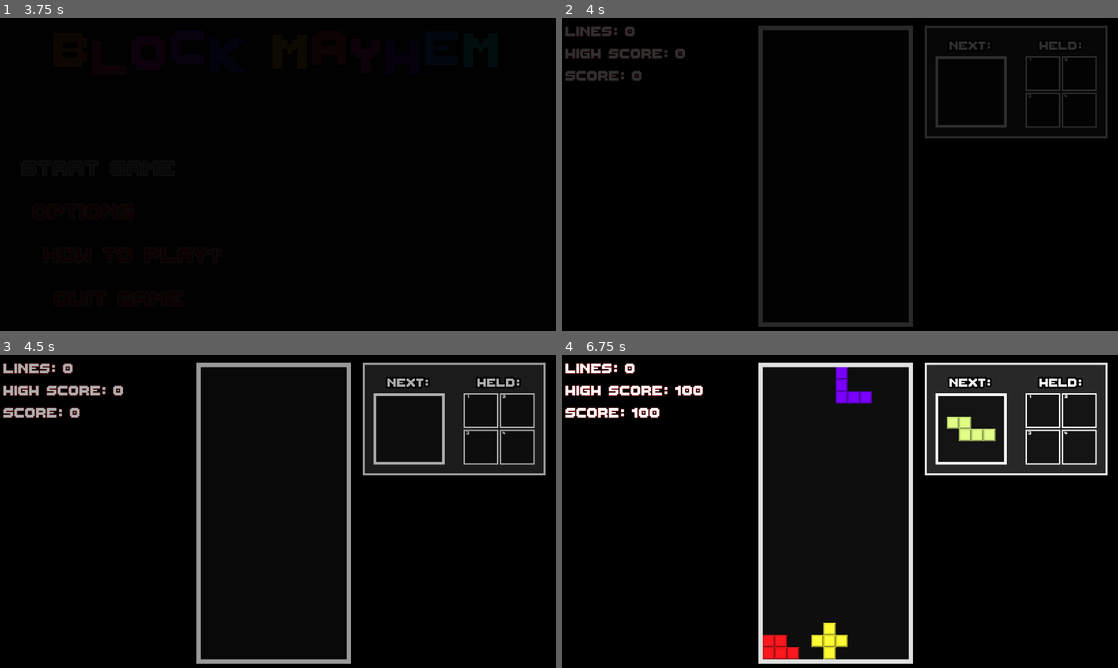
Above: before the commit, frames 1-4 (two rows, left to right).
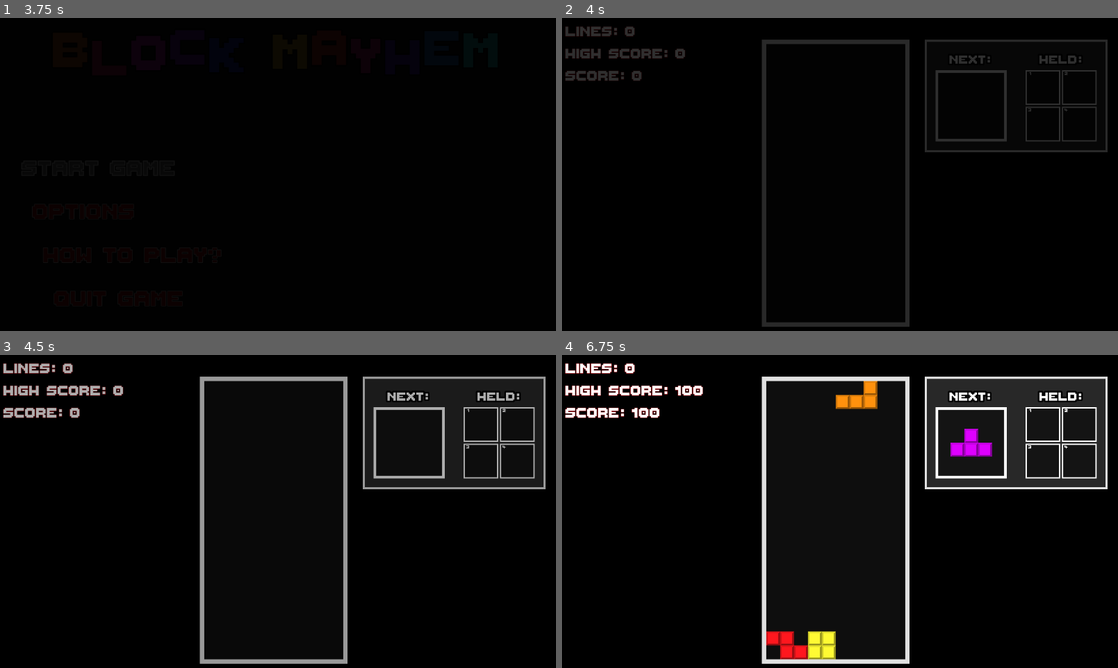
Above: after the commit, the same moments.

Repository: Yatchanek/Tetris
Game: Godot game, scene res://scenes/title_screen.tscn
The game is run twice, just before and just after one commit, with the same random seed, the same clock (stepped at 60 frames per second) and the same inputs.
Inputs (mouse positions are in pixels of both pictures, inside the frame that each line leads up to):
- Up to frame 1 (3.75 s): tap Enter at 0.5 s; move the mouse to (400, 158) at 0.52 s; hold Right (move_right) 0.53-1.28 s; tap Space (hard_drop) at 0.6, 2 s; move the mouse to (166, 190) at 1.27 s; hold Left (move_left) 1.28-2.03 s; tap H (hold) at 1.35 s; move the mouse to (333, 105) at 2.02 s; hold Right (move_right) 2.03-2.75 s; tap R (release) at 2.1 s; click "Start Game" at 2.75 s; move the mouse to (250, 237) at 3.52 s; hold Right (move_right) from 3.53 s (still down); tap Down (soft_drop) at 3.6 s
- Up to frame 2 (4 s): keep holding Right (move_right)
- Up to frame 3 (4.5 s): move the mouse to (444, 558) at 4.27 s; release Right (move_right) at 4.28 s; hold Left (move_left) from 4.28 s (still down); tap G (toggle_ghost) at 4.35 s
- Up to frame 4 (6.75 s): move the mouse to (673, 464) at 5.02 s; tap I at 5.1 s; tap Enter at 5.75 s; move the mouse to (867, 511) at 5.77 s; tap Space (hard_drop) at 5.85, 6.5 s; move the mouse to (756, 433) at 6.52 s; release Left (move_left) at 6.53 s; hold Right (move_right) from 6.53 s (still down); tap H (hold) at 6.6 s

Frame 1 is identical in both runs. In frame 2, 5.0% of the frame differs, in the area x 35-99%, y 2-99%; in frame 3, 8.1%; in frame 4, 11%.
Error before the commit: Invalid access to property or key 'ghost_piece' on a base object of type 'Nil'. (res://scripts/game.gd:86)
Error after the commit: Invalid access to property or key 'ghost_piece' on a base object of type 'Nil'. (res://scripts/game.gd:87)

Commit message:
further polish

Diff:
--- a/scripts/Globals.gd
+++ b/scripts/Globals.gd
@@ -170,7 +170,7 @@
 	GameMode.PENTRIS : 0
 }
 
-var game_mode : GameMode = GameMode.PENTRIS
+var game_mode : GameMode = GameMode.TETRIS
 var garbage_rows : int = 0
 var spawn_ghost_piece : bool = true
 var hardcore_mode : bool = false
--- a/scripts/game.gd
+++ b/scripts/game.gd
@@ -3,6 +3,7 @@
 const tetromino_scene = preload("res://scenes/tetromino.tscn")
 const pentomino_scene = preload("res://scenes/pentomino.tscn")
 const tile_scene = preload("res://scenes/tile.tscn")
+const pentris_tile_scene = preload("res://scenes/pentris_tile.tscn")
 
 @onready var board_area: Node2D = $BoardAndContainers/BoardArea
 @onready var generator: SevenBagGenerator = $BagGenerator
@@ -332,10 +333,15 @@
 
 	clear_row(row)
 
-	for i in range(numbers.size() * 0.5):
+	for i in randi_range(floor(Globals.COLS[Globals.game_mode] * 0.4), ceil(Globals.COLS[Globals.game_mode] * 0.6)):
 		var col = numbers.pop_back()
-		var tile = tile_scene.instantiate() as Sprite2D
-		tile.region_rect.position.x = randi() % 7 * Globals.CELL_SIZE[Globals.game_mode]
+		var tile : Sprite2D
+		if Globals.game_mode == Globals.GameMode.TETRIS:
+			tile = tile_scene.instantiate() as Sprite2D
+			tile.modulate = Globals.tetris_colors[Globals.tetris_colors.keys().pick_random()]
+		else:
+			tile = pentris_tile_scene.instantiate() as Sprite2D
+			tile.modulate = Globals.pentomino_colors[Globals.pentomino_colors.keys().pick_random()]
 		board[row][col] = tile
 		tile.position = Vector2(col, row) * Globals.CELL_SIZE[Globals.game_mode]
 		board_area.add_child(tile)
Binary file added: index.apple-touch-icon.png
Not shown, added: index.apple-touch-icon.png.import
Binary file added: index.icon.png
Not shown, added: index.icon.png.import
Binary file added: index.png
Not shown, added: index.png.import
Not shown, changed: README.md
Not shown, added: index.audio.worklet.js
Not shown, added: index.html
Not shown, added: index.js
Not shown, added: index.pck
Not shown, changed: index.wasm
(and 1 more such lines)
